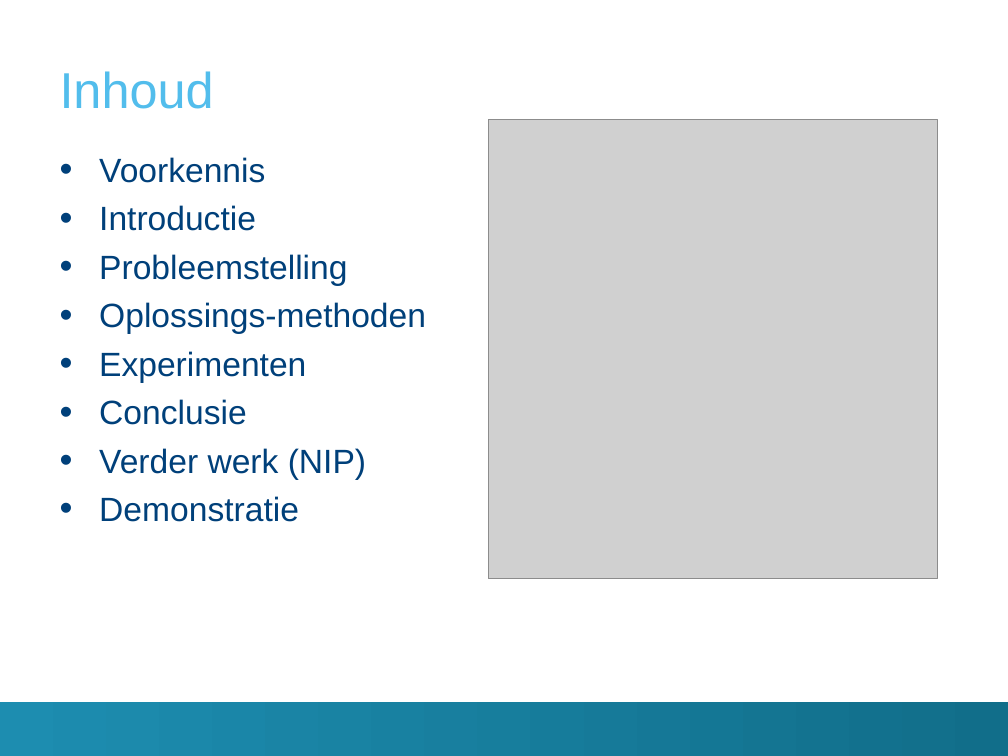
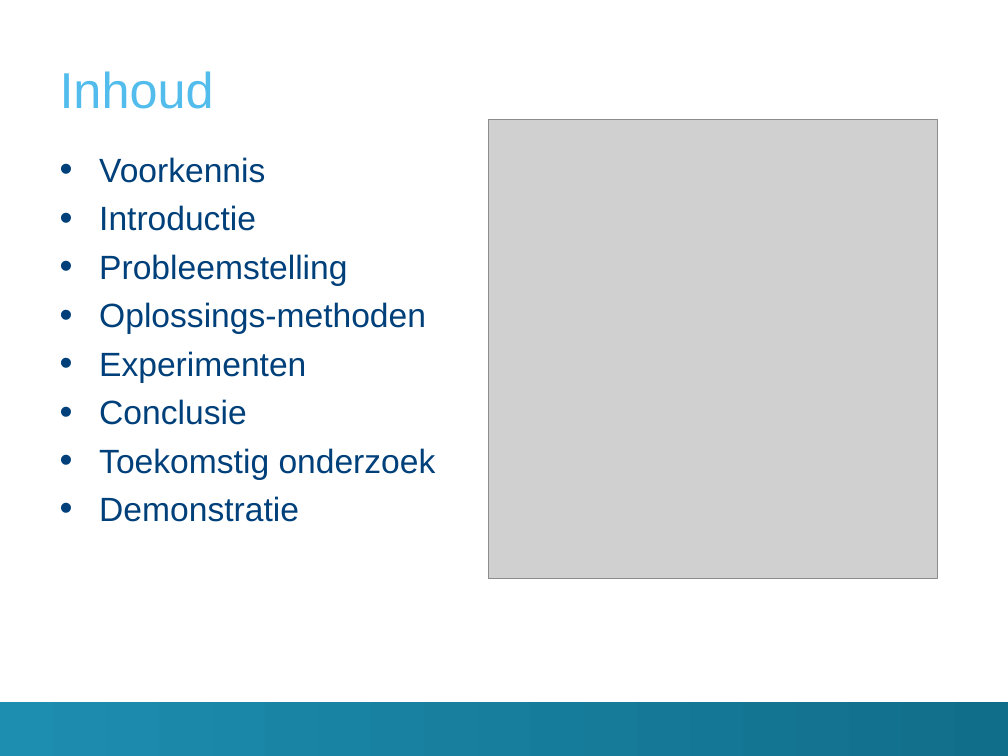
Before and after one commit to TomDeGroote/Bachelorproef, a slide deck: slide 2 of Paper/Finale Presentatie/presentatie.pptx. Drawn at 1008x756 pixels with LibreOffice and Linux fonts; fonts in the diff are those of the drawing; grey boxes stand for pictures; background and template pictures are left out. Boxes give left, top, right and bottom in pixels: in the first picture for what was removed or moved away, otherwise in the second. Text is boxed around its words. In the diff, an @@ line names an element or a change of style, - is before the commit and + after.

```diff
--- a/Paper/Finale Presentatie/presentatie.pptx
+++ b/Paper/Finale Presentatie/presentatie.pptx
@@ text at [99,448,436,480]: text changed @@
-• Verder werk (NIP)
+• Toekomstig onderzoek
```
Also in this commit, not shown: 1 other slide changed, 4 slides added, 7 other files.
